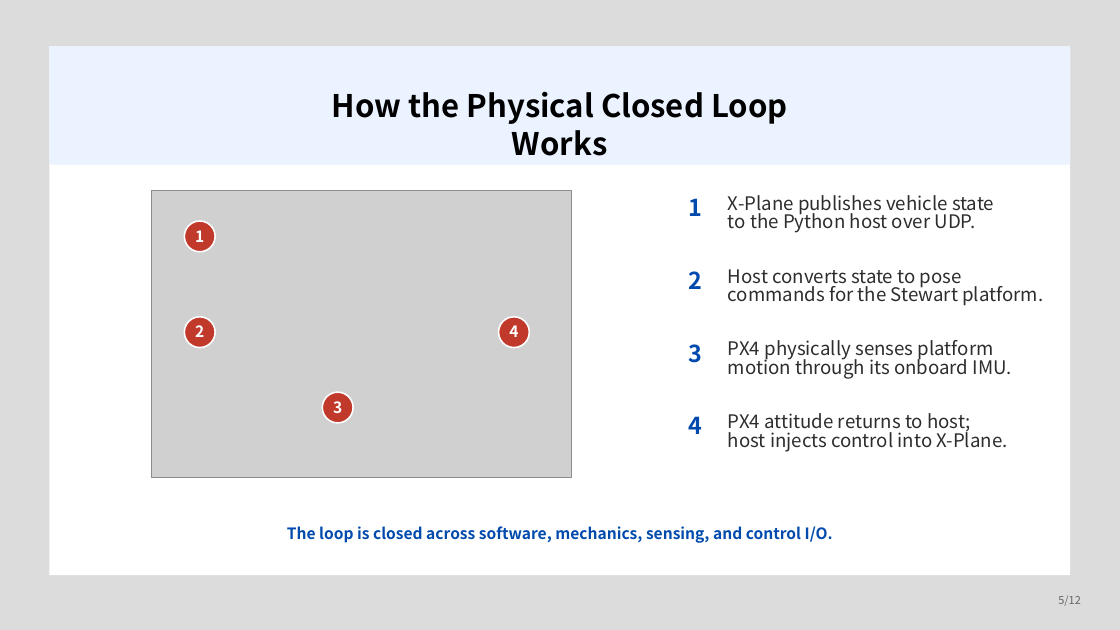
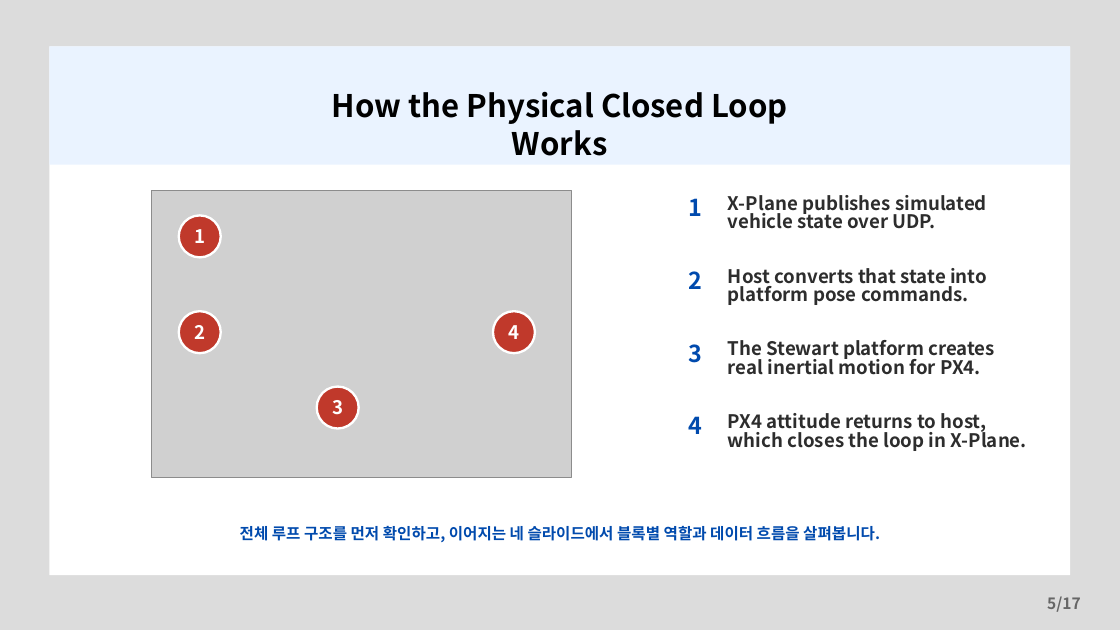
Before and after one commit to banana99ou/Stewart-Platform, a slide deck: slide 5 of presentation/KSAS_Spring2026_Presentation.pptx. Drawn at 1120x630 pixels with LibreOffice and Linux fonts; fonts in the diff are those of the drawing; grey boxes stand for pictures. Boxes give left, top, right and bottom in pixels: in the first picture for what was removed or moved away, otherwise in the second. Text is boxed around its words. In the diff, an @@ line names an element or a change of style, - is before the commit and + after.

```diff
--- a/presentation/KSAS_Spring2026_Presentation.pptx
+++ b/presentation/KSAS_Spring2026_Presentation.pptx
@@ text at [728, 195, 987, 229]: text changed; bold on @@
-X-Plane publishes vehicle state
-to the Python host over UDP.
+X-Plane publishes simulated
+vehicle state over UDP.
@@ ellipse "1": place and size @@
-ellipse "1" at [184, 221, 215, 252]
+ellipse "1" at [179, 216, 221, 258]
@@ text at [728, 268, 987, 305]: text changed; bold on @@
-Host converts state to pose
-commands for the Stewart platform.
+Host converts that state into
+platform pose commands.
@@ ellipse "2": place and size @@
-ellipse "2" at [184, 317, 215, 348]
+ellipse "2" at [179, 311, 221, 353]
@@ ellipse "4": place and size @@
-ellipse "4" at [498, 317, 529, 348]
+ellipse "4" at [493, 311, 535, 353]
@@ text at [728, 340, 995, 375]: text changed; bold on @@
-PX4 physically senses platform
-motion through its onboard IMU.
+The Stewart platform creates
+real inertial motion for PX4.
@@ size 20 to 24 pt; outline #FFFFFF 2 pt to #FFFFFF 3 pt in 4 elements at [179, 216, 221, 258], [493, 311, 535, 353], [179, 311, 221, 353], [316, 386, 358, 428] @@
@@ ellipse "3": place and size @@
-ellipse "3" at [322, 392, 353, 423]
+ellipse "3" at [316, 386, 358, 428]
@@ text at [728, 413, 1027, 451]: text changed; bold on @@
-PX4 attitude returns to host;
-host injects control into X-Plane.
+PX4 attitude returns to host,
+which closes the loop in X-Plane.
@@ text at [240, 526, 880, 542]: text changed @@
-The loop is closed across software, mechanics, sensing, and control I/O.
+전체 루프 구조를 먼저 확인하고, 이어지는 네 슬라이드에서 블록별 역할과 데이터 흐름을 살펴봅니다.
@@ text at [1047, 596, 1081, 612]: text changed; size 14 to 20 pt; bold on @@
-5/12
+5/17
```
Also in this commit, not shown: 9 other slides changed, 7 slides added, 2 slides removed, 1 other file.
